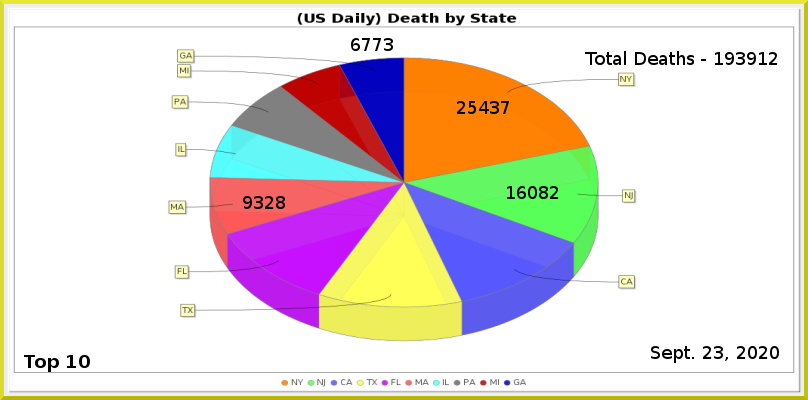
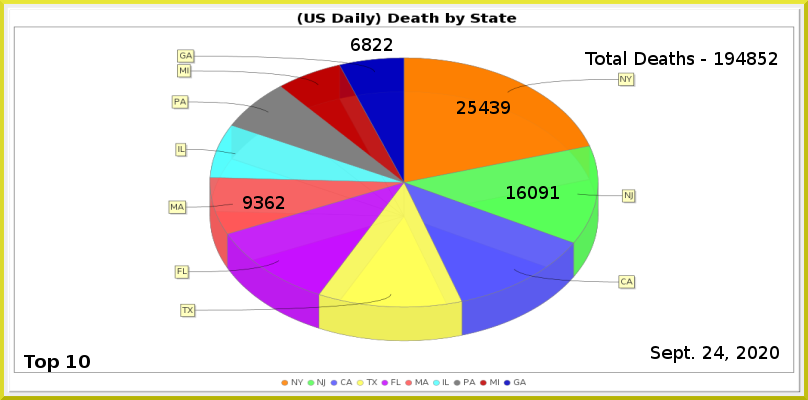
The second 808×400 image is a revision of the first. Changes to its layers:
painted on "Least" over [362,38,393,51]
painted on "MA" over [265,196,285,209]
painted on "NJ" over [539,186,559,199]
painted on "NY" over [501,101,510,114]
renamed "Total Deaths - 193912" to "Total Deaths - 194852", painted on it over [736,52,767,65]
painted on "Current Date" over [714,346,724,359]
